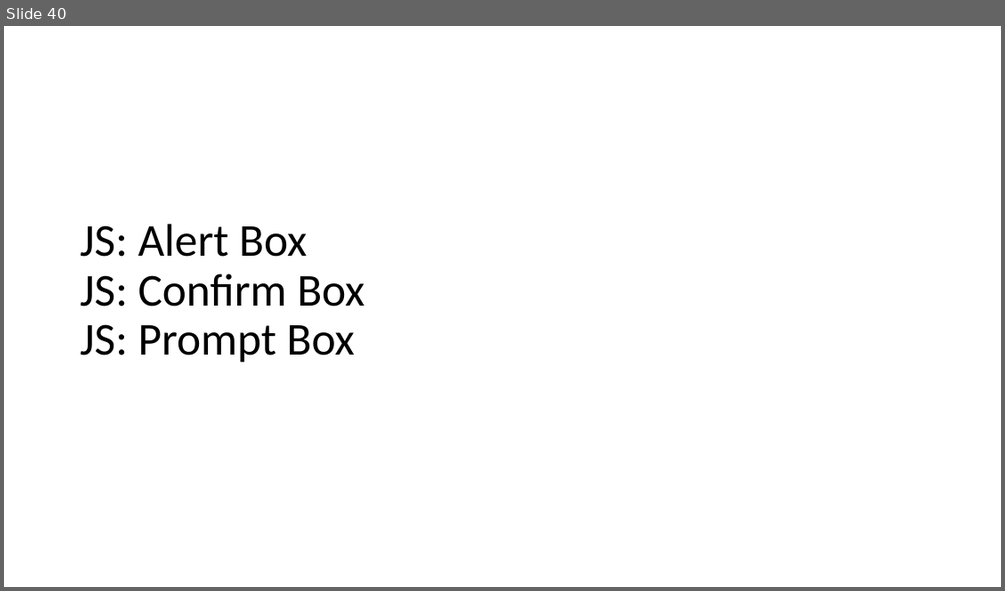
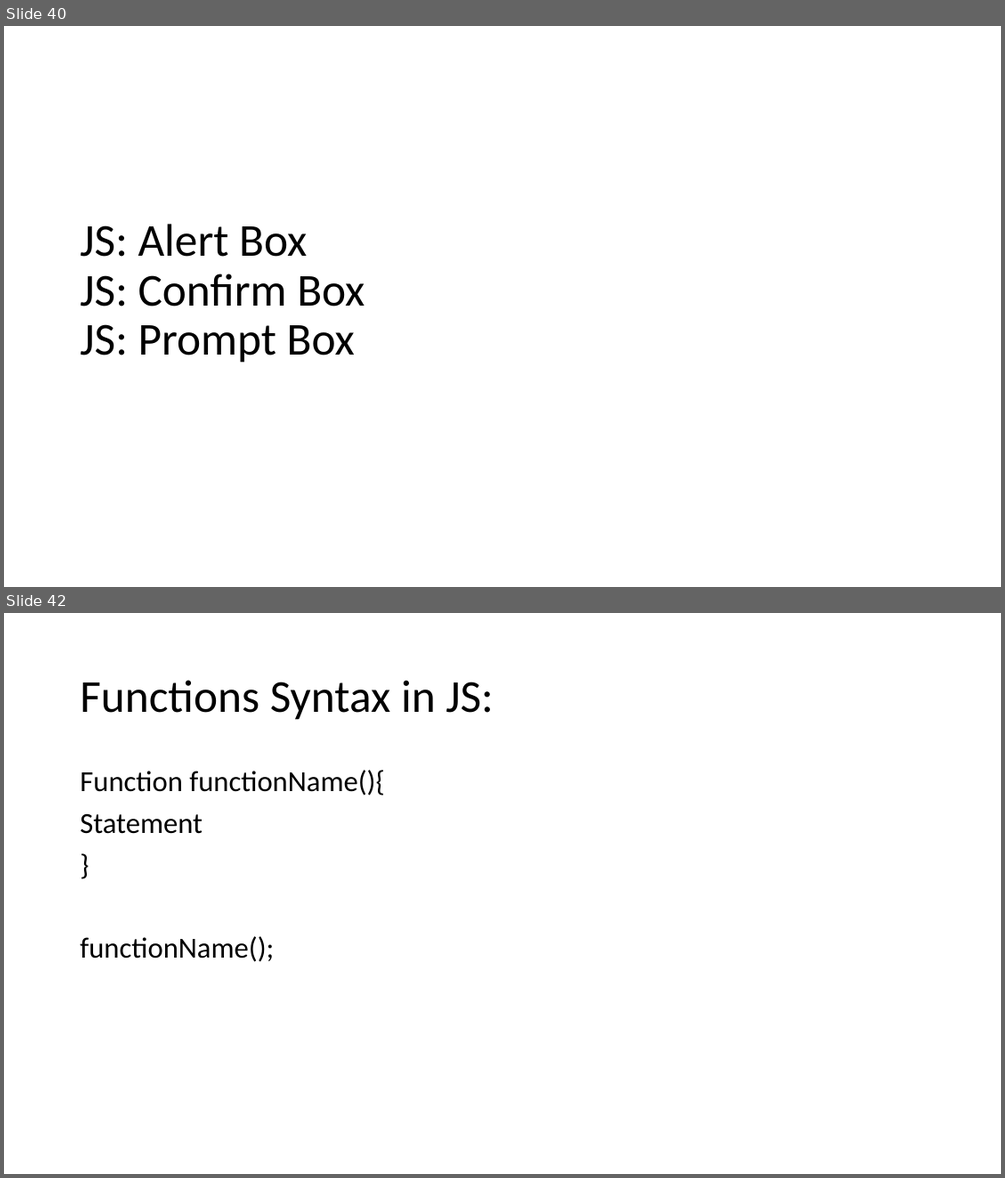
Before and after one commit to PiyushChaturvedii/Batch04, a slide deck: JavaScript.pptx. Shown one above the other, each under a label of ours: slide 40 before the commit, slides 40 and 42 after it; the slides between them are not shown. The pictures are 1005x591 and 1005x1178 pixels, drawn with LibreOffice and Linux fonts; fonts in the diff are those of the drawing. Boxes give left, top, right and bottom in pixels: in the first picture for what was removed or moved away, otherwise in the second. Text is boxed around its words. In the diff, an @@ line names an element or a change of style, - is before the commit and + after.

Commit message:
functions

```diff
--- a/JavaScript.pptx
+++ b/JavaScript.pptx
@@ slide 42 added at [4, 613, 1001, 1174], background #FFFFFF @@
@@ title added at [80, 680, 494, 720], 44 pt, text #000000 @@
+Functions Syntax in JS:
@@ text added at [80, 770, 385, 962], 28 pt, text #000000 @@
+Function functionName(){
+Statement
+}
+functionName();
```
Also in this commit, not shown: 4 other slides added, 2 other files.
